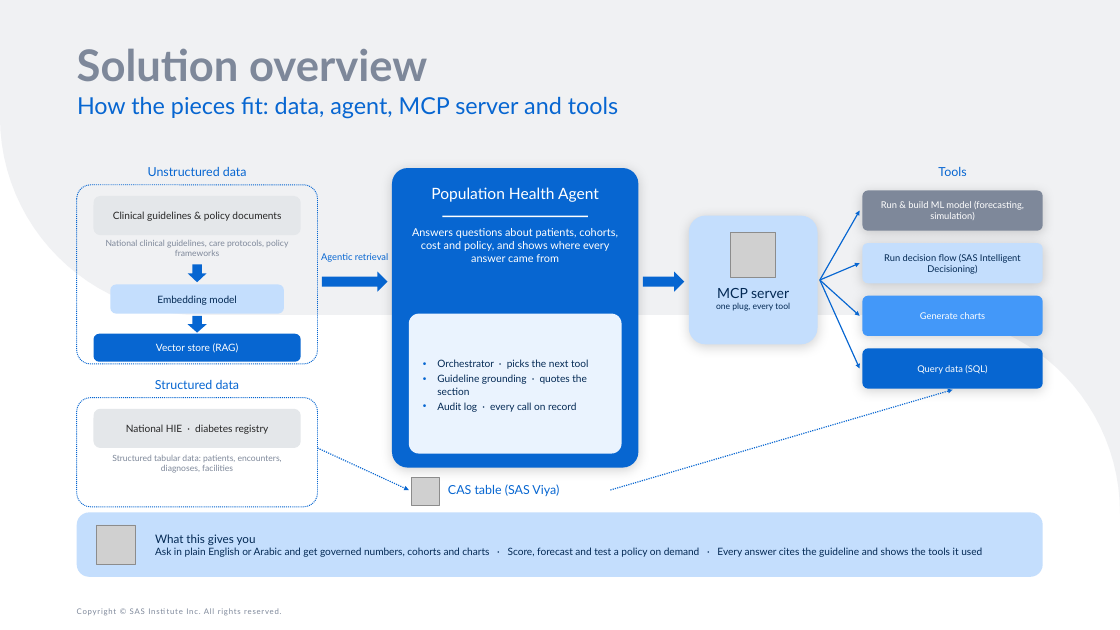
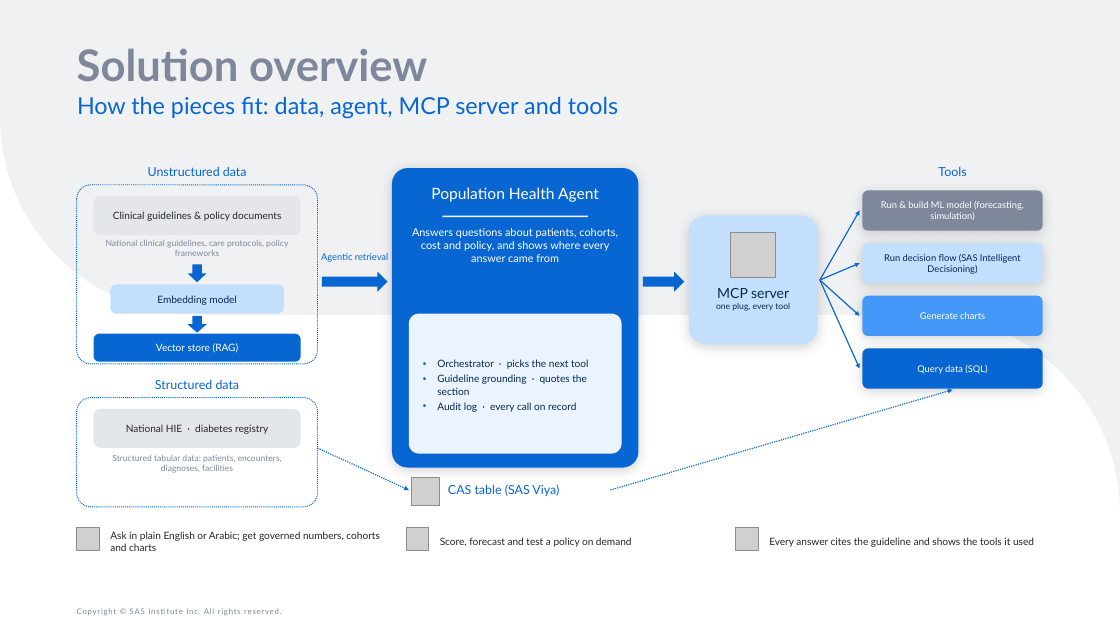
Before and after one commit to raedaldweik/Agentic-Bootcamp, a slide deck: slide 15 of Day1/Agentic_AI_Overview_and_Live_Demo/Agentic_AI_Overview_and_Live_Demo.pptx. Drawn at 1120x630 pixels with LibreOffice and Linux fonts; fonts in the diff are those of the drawing; grey boxes stand for pictures. Boxes give left, top, right and bottom in pixels: in the first picture for what was removed or moved away, otherwise in the second. Text is boxed around its words. In the diff, an @@ line names an element or a change of style, - is before the commit and + after.

```diff
--- a/Day1/Agentic_AI_Overview_and_Live_Demo/Agentic_AI_Overview_and_Live_Demo.pptx
+++ b/Day1/Agentic_AI_Overview_and_Live_Demo/Agentic_AI_Overview_and_Live_Demo.pptx
@@ rounded rectangle removed at (x1=77, y1=512, x2=1043, y2=577) @@
@@ picture added at (x1=77, y1=528, x2=99, y2=550) @@
@@ picture removed at (x1=96, y1=525, x2=136, y2=564) @@
@@ text at (x1=110, y1=531, x2=379, y2=551): text changed; text colour #032954 to #262626 @@
-What this gives you
-Ask in plain English or Arabic and get governed numbers, cohorts and charts · Score, forecast and test a policy on demand · Every answer cites the guideline and shows the tools it used
+Ask in plain English or Arabic; get governed numbers, cohorts and charts
@@ picture added at (x1=406, y1=528, x2=428, y2=550) @@
@@ text added at (x1=440, y1=537, x2=632, y2=547), 13 pt, text #262626 @@
+Score, forecast and test a policy on demand
@@ picture added at (x1=736, y1=528, x2=758, y2=550) @@
@@ text added at (x1=769, y1=537, x2=1034, y2=547), 13 pt, text #262626 @@
+Every answer cites the guideline and shows the tools it used
```
Also in this commit, not shown: 6 other slides changed, 1 other file.
